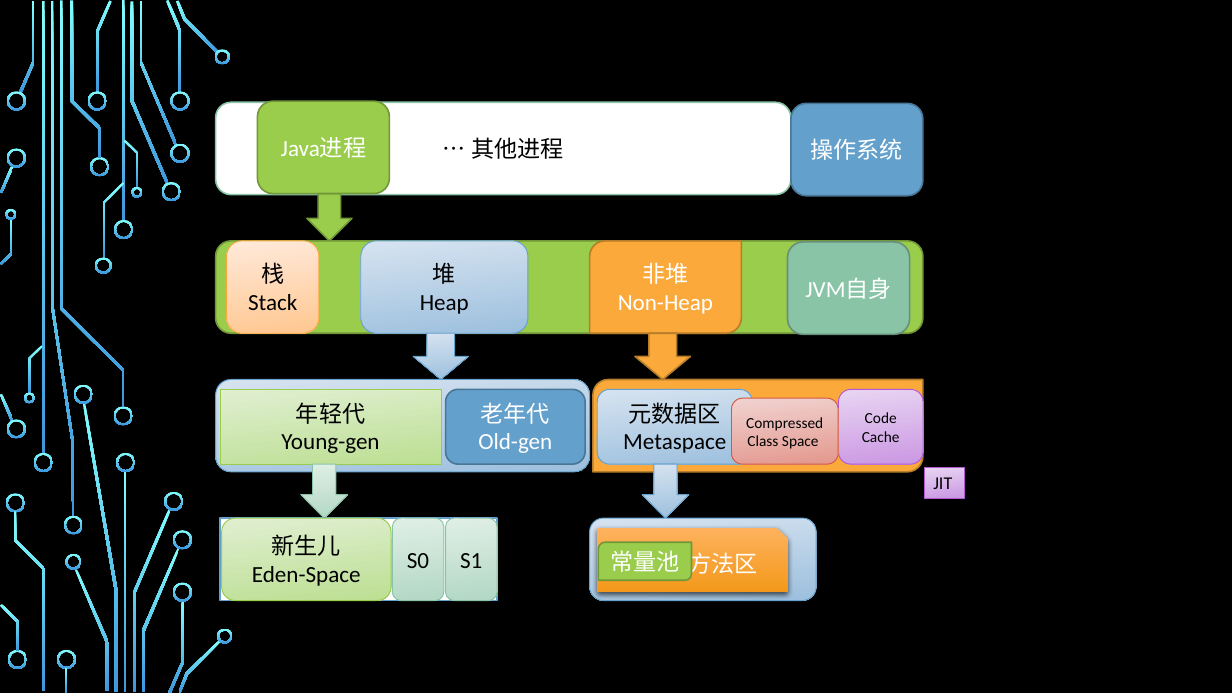
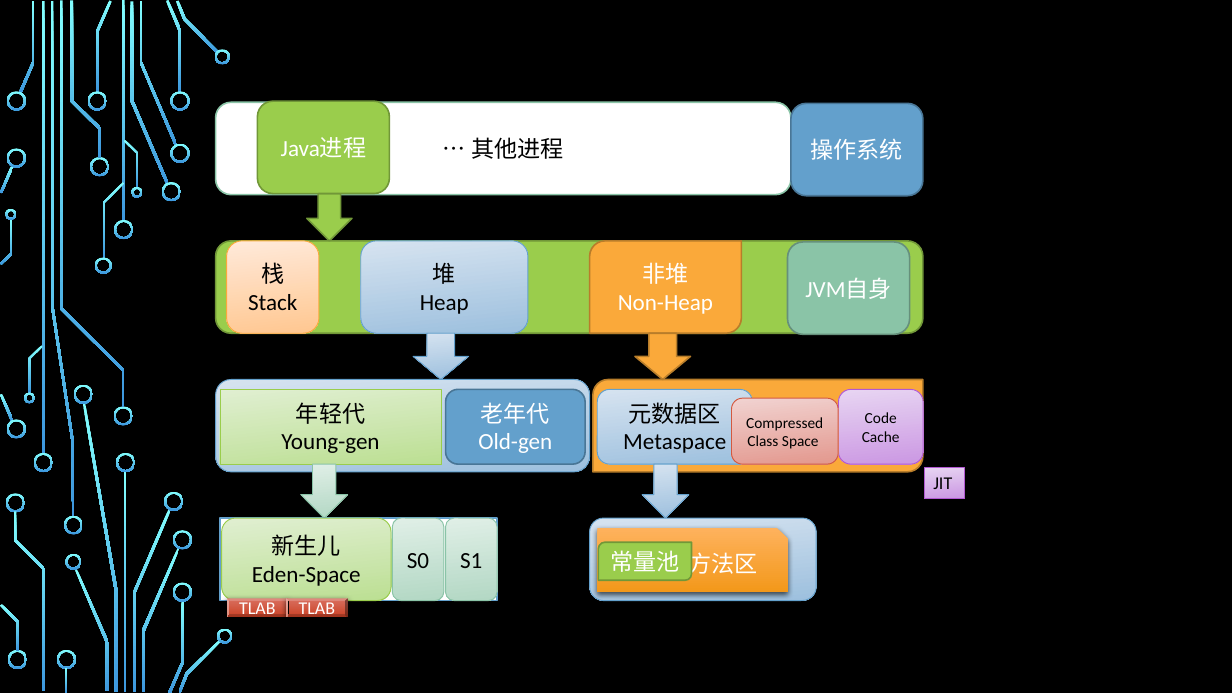
Before and after one commit to cncounter/translation, a slide deck: slide 3 of tiemao_2019/22_chat_jvm_troubleshoot/JVM-Basic.pptx. Drawn at 1232x693 pixels with LibreOffice and Linux fonts; fonts in the diff are those of the drawing; background and template pictures are left out. Boxes give left, top, right and bottom in pixels: in the first picture for what was removed or moved away, otherwise in the second. Text is boxed around its words. In the diff, an @@ line names an element or a change of style, - is before the commit and + after.

```diff
--- a/tiemao_2019/22_chat_jvm_troubleshoot/JVM-Basic.pptx
+++ b/tiemao_2019/22_chat_jvm_troubleshoot/JVM-Basic.pptx
@@ bevel added at <box>226,599,288,617</box>, fill gradient #DA705F to #CB4226, 14 pt, text #FFFFFF @@
+TLAB
@@ bevel added at <box>287,599,348,617</box>, fill gradient #DA705F to #CB4226, 14 pt, text #FFFFFF @@
+TLAB
```
Also in this commit, not shown: 1 other file.
